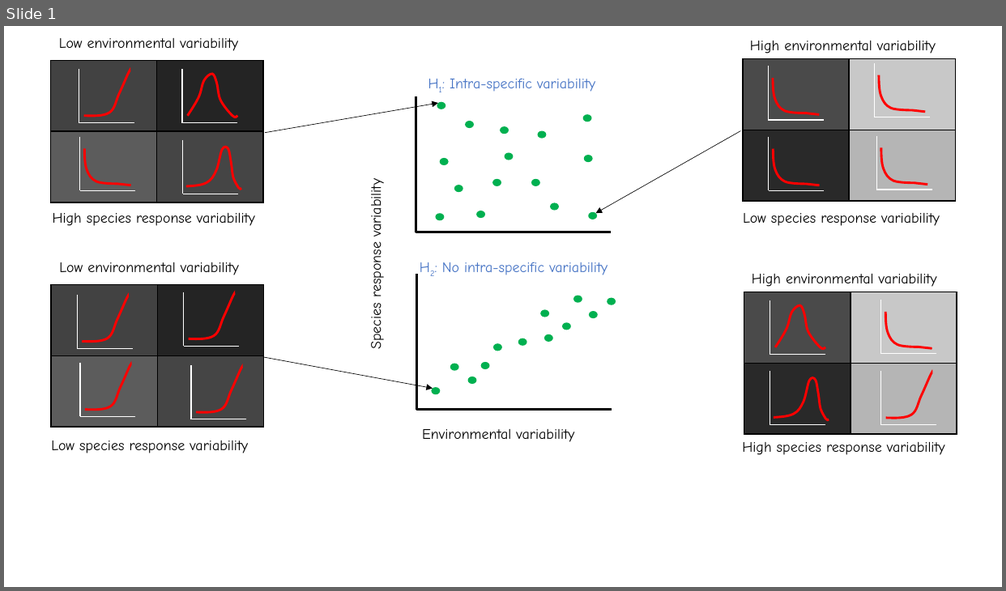
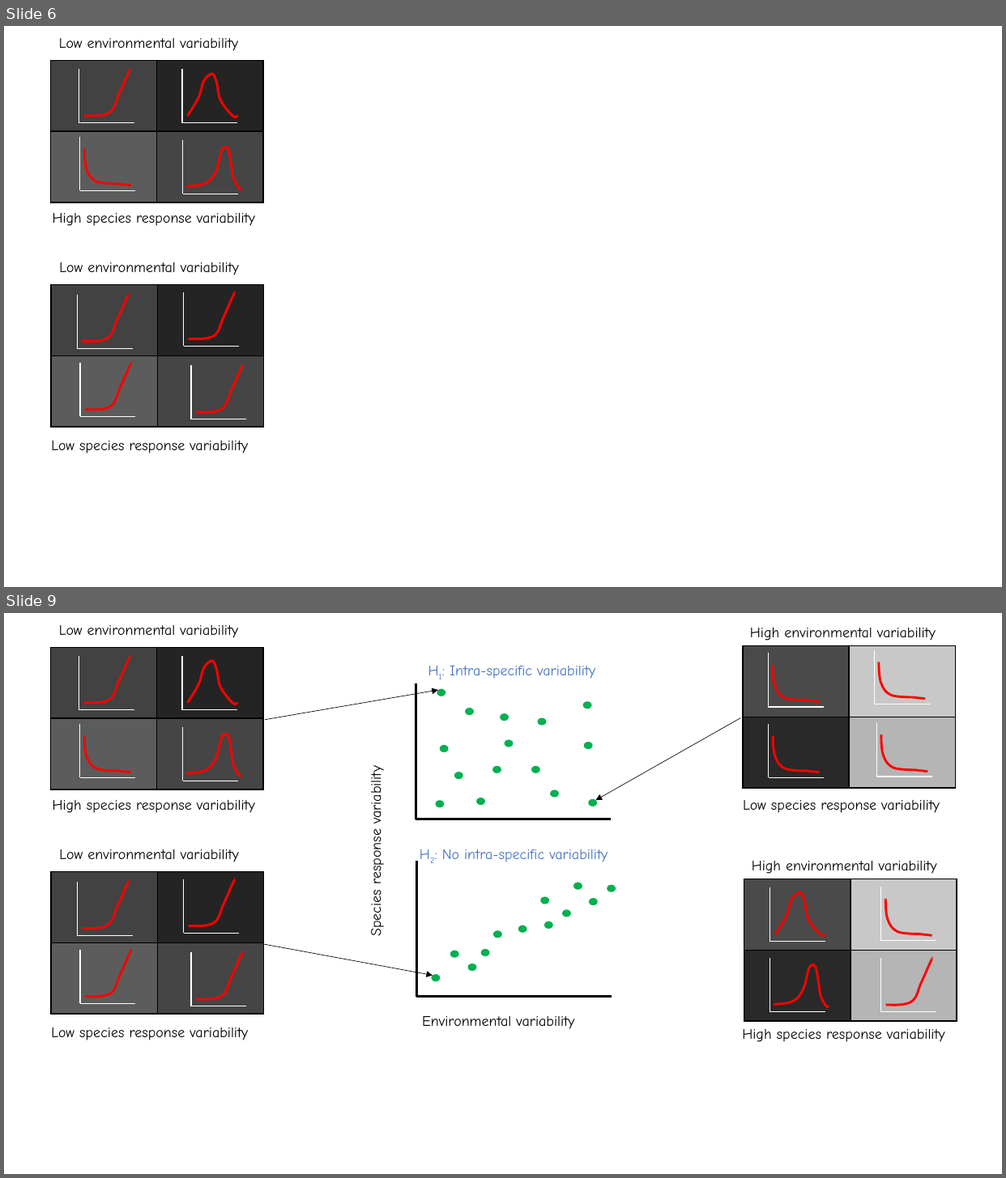
Before and after one commit to coreytcallaghan/intra_specific_urban_tolerance, a slide deck: Figures/conceptual_figure.pptx. Shown one above the other, each under a label of ours: slide 1 before the commit, slides 6 and 9 after it; the slides between them are not shown. The pictures are 1006x591 and 1006x1178 pixels, drawn with LibreOffice and Linux fonts; fonts in the diff are those of the drawing. Boxes give left, top, right and bottom in pixels: in the first picture for what was removed or moved away, otherwise in the second. Text is boxed around its words. In the diff, an @@ line names an element or a change of style, - is before the commit and + after.

```diff
--- a/Figures/conceptual_figure.pptx
+++ b/Figures/conceptual_figure.pptx
@@ slide 6 added at <box>4,26,1002,587</box>, background #FFFFFF @@
@@ group added at <box>50,38,263,226</box>: 8 lines, 4 rectangles, 4 freeform shapes, 2 texts @@
+Low environmental variability
+High species response variability
@@ group added at <box>51,263,264,454</box>: 8 lines, 4 rectangles, 4 freeform shapes, 2 texts @@
+Low environmental variability
+Low species response variability
@@ what was slide 1 is now slide 9 @@
```
Also in this commit, not shown: 17 other slides added, 18 other files.
